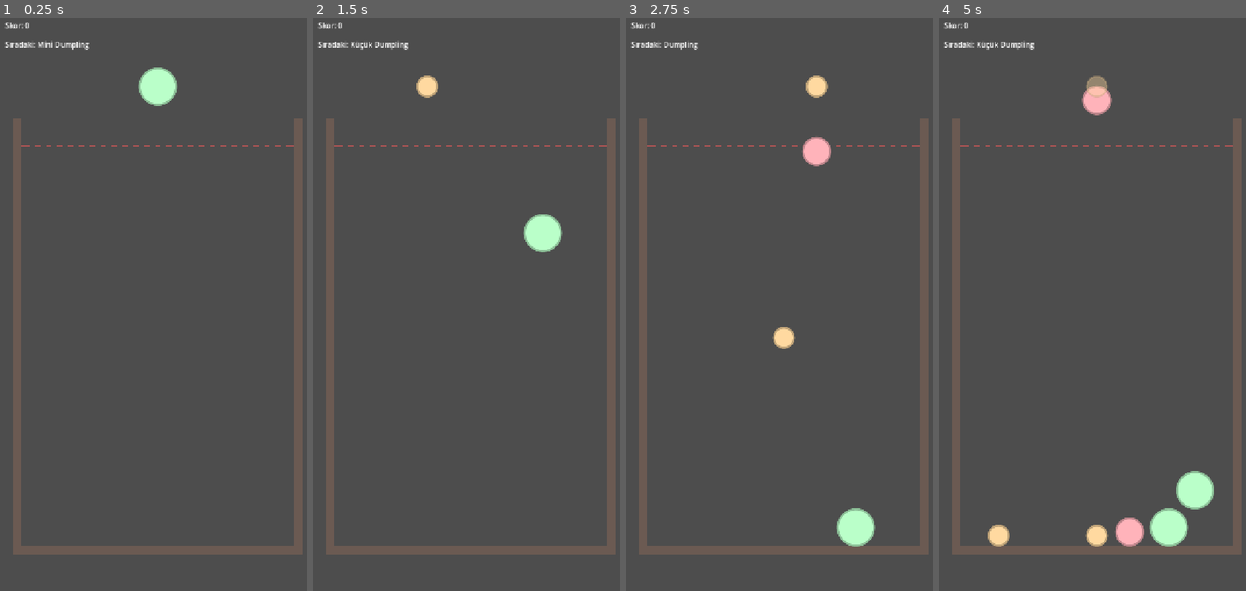
Above: before the commit, frames 1-4 (left to right).
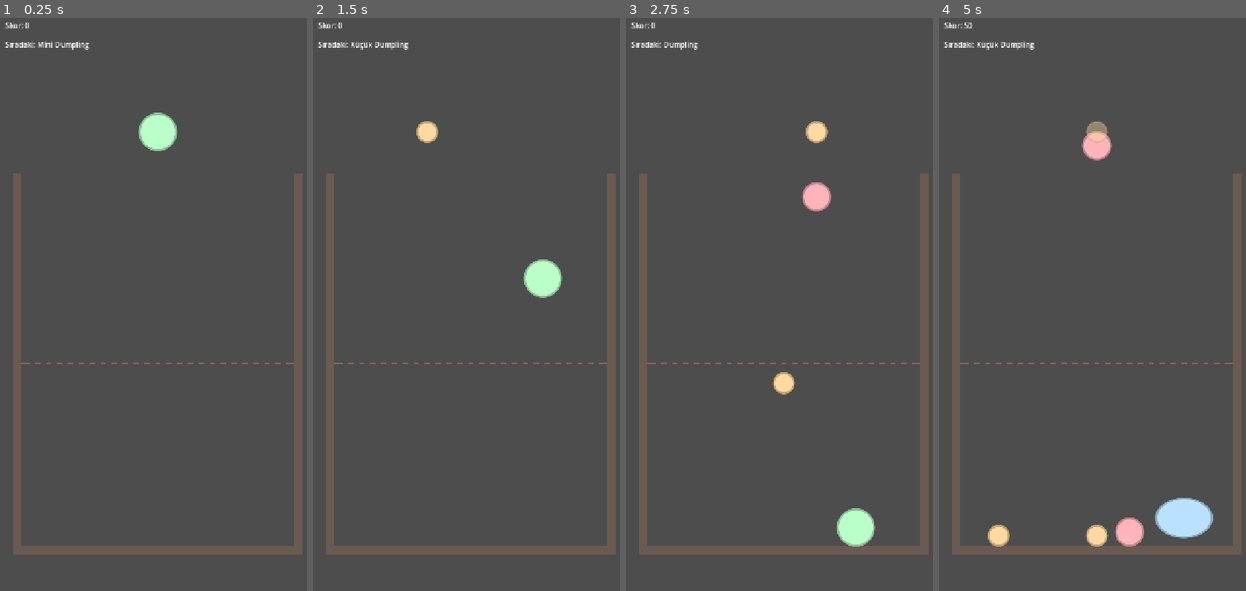
Above: after the commit, the same moments.

Repository: oguzhanbilgi/Squishy-Merge
Game: Godot game, scene res://scenes/main.tscn
Same seed, same stepped clock (60 frames per second), same inputs: the game is played once before the commit and once after it.
Inputs (mouse positions are in pixels of both pictures, inside the frame that each line leads up to):
- Up to frame 1 (0.25 s): no input
- Up to frame 2 (1.5 s): tap Enter at 0.5 s; move the mouse to (543, 270) at 0.52 s; click (543, 270) at 0.67 s; drag from (405, 327) to (469, 144) at 1.27 s
- Up to frame 3 (2.75 s): move the mouse to (816, 172) at 2.02 s; click (816, 172) at 2.17 s
- Up to frame 4 (5 s): drag from (1080, 419) to (997, 212) at 2.77 s; move the mouse to (1193, 384) at 3.52 s; click (1193, 384) at 3.67 s; drag from (997, 212) to (1095, 144) at 4.27 s

The runs differ from the first frame. In frame 1, 2.1% of the frame differs, in the area x 4-99%, y 8-61%; in frame 2, 2.5%; in frame 3, 2.4%; in frame 4, 3.6%, in the area x 4-99%, y 0-93%.

Commit message:
[M1] Kap geometrisi dengelemesi ve doküman notları
- Oynanabilir yükseklik (taban - taşma çizgisi) 880 -> 400 px; ölçüldü:
  ~11-12 adet tier 5 istiflenince çizgiye ulaşılıyor
- Kap çizginin 420 px üstüne kadar uzatıldı: ekranı dolduruyor ve 1.5 sn'lik
  grace süresinde yığının çizgiyi aşması görünür oluyor
- Drop çizgisi kabın üstüne taşındı (y=270)
- GAME_DESIGN.md: merge puan tablosu GEÇİCİ olarak işaretlendi (M2'de kilitlenecek)
- OWNER_WORKING_PROFILE.md gitignore'landı (owner'ın kişisel dosyası, repo public)

Co-Authored-By: Claude Opus 5 <noreply@anthropic.com>

Diff:
--- a/scripts/game/game_board.gd
+++ b/scripts/game/game_board.gd
@@ -12,12 +12,16 @@
 const OVERFLOW_GRACE: float = 1.5
 const DROP_COOLDOWN: float = 0.4
 
-## Kabın iç genişliği. M2'de level verisinden gelecek; şimdilik sabit.
+## Kap geometrisi. M2'de level verisinden gelecek; şimdilik sabit.
+## Oynanabilir yükseklik (taban - taşma çizgisi) = 400 px: ~11-12 adet tier 5
+## istiflenince çizgiye ulaşılıyor (M1'de ölçüldü).
+## Kap çizginin 420 px üstüne kadar uzuyor: hem ekranı dolduruyor hem de
+## 1.5 sn'lik grace süresinde yığının çizgiyi aşması görünür oluyor.
 @export var container_width: float = 600.0
-@export var container_top_y: float = 240.0
+@export var container_top_y: float = 360.0
 @export var floor_y: float = 1180.0
-@export var overflow_line_y: float = 300.0
-@export var drop_line_y: float = 170.0
+@export var overflow_line_y: float = 780.0
+@export var drop_line_y: float = 270.0
 
 var _aim_x: float = 360.0
 var _pending_tier: int = 1
Not shown, changed: .gitignore
Not shown, changed: DEVLOG.md
Not shown, changed: GAME_DESIGN.md
